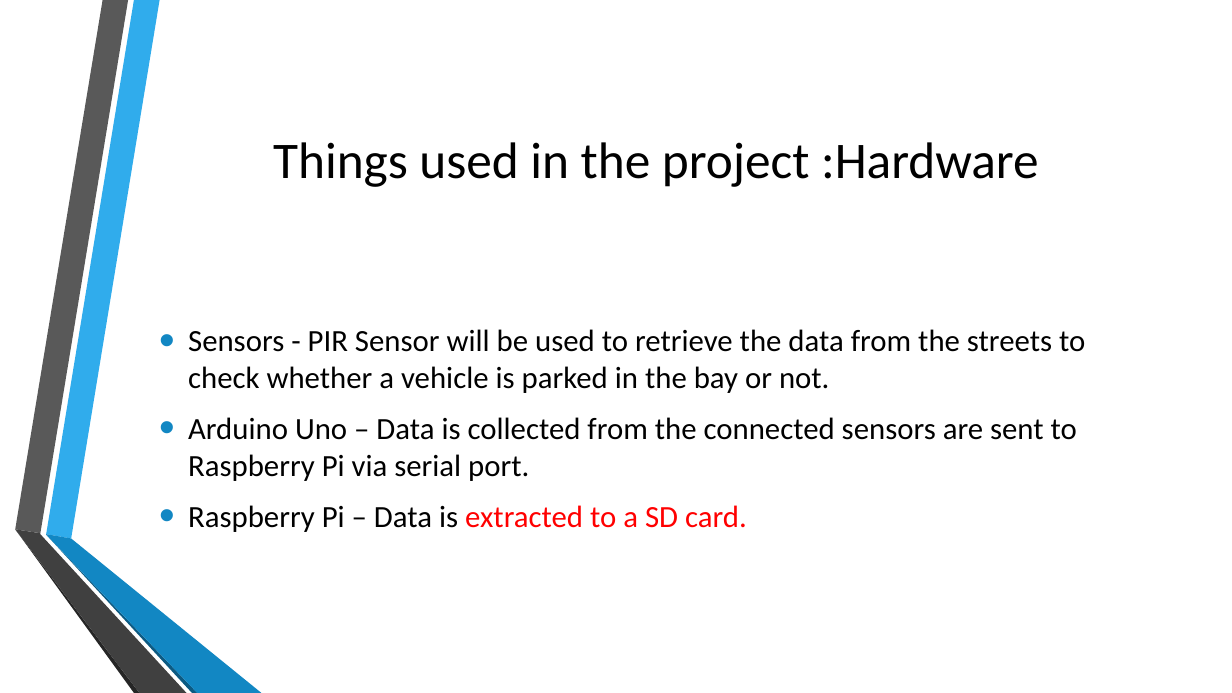
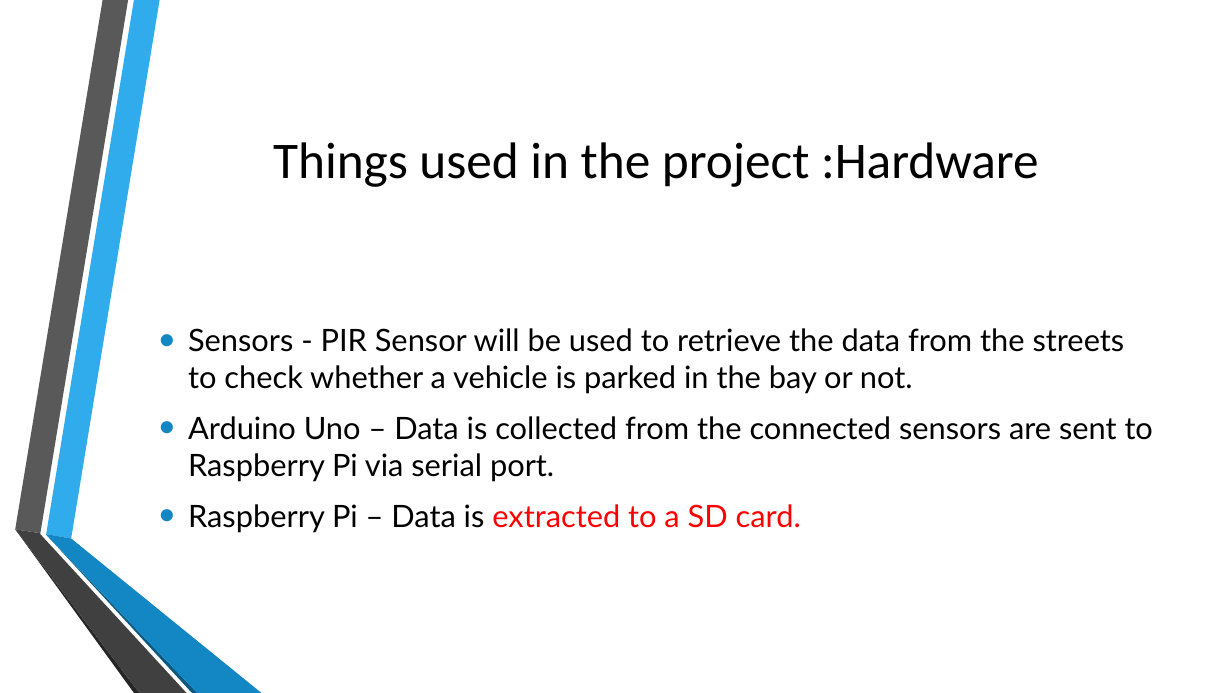
Before and after one commit to SheronSuditha/RedXParking, a slide deck: slide 4 of Presentation/RedXParking.pptx. Drawn at 1232x693 pixels with LibreOffice and Linux fonts; fonts in the diff are those of the drawing; background and template pictures are left out. Boxes give left, top, right and bottom in pixels: in the first picture for what was removed or moved away, otherwise in the second. Text is boxed around its words. In the diff, an @@ line names an element or a change of style, - is before the commit and + after.

```diff
--- a/Presentation/RedXParking.pptx
+++ b/Presentation/RedXParking.pptx
@@ text "Sensors - PIR Sensor will ..." at box(188, 328, 1153, 533): font Calibri to Lato @@
```
Also in this commit, not shown: 5 other slides changed.
